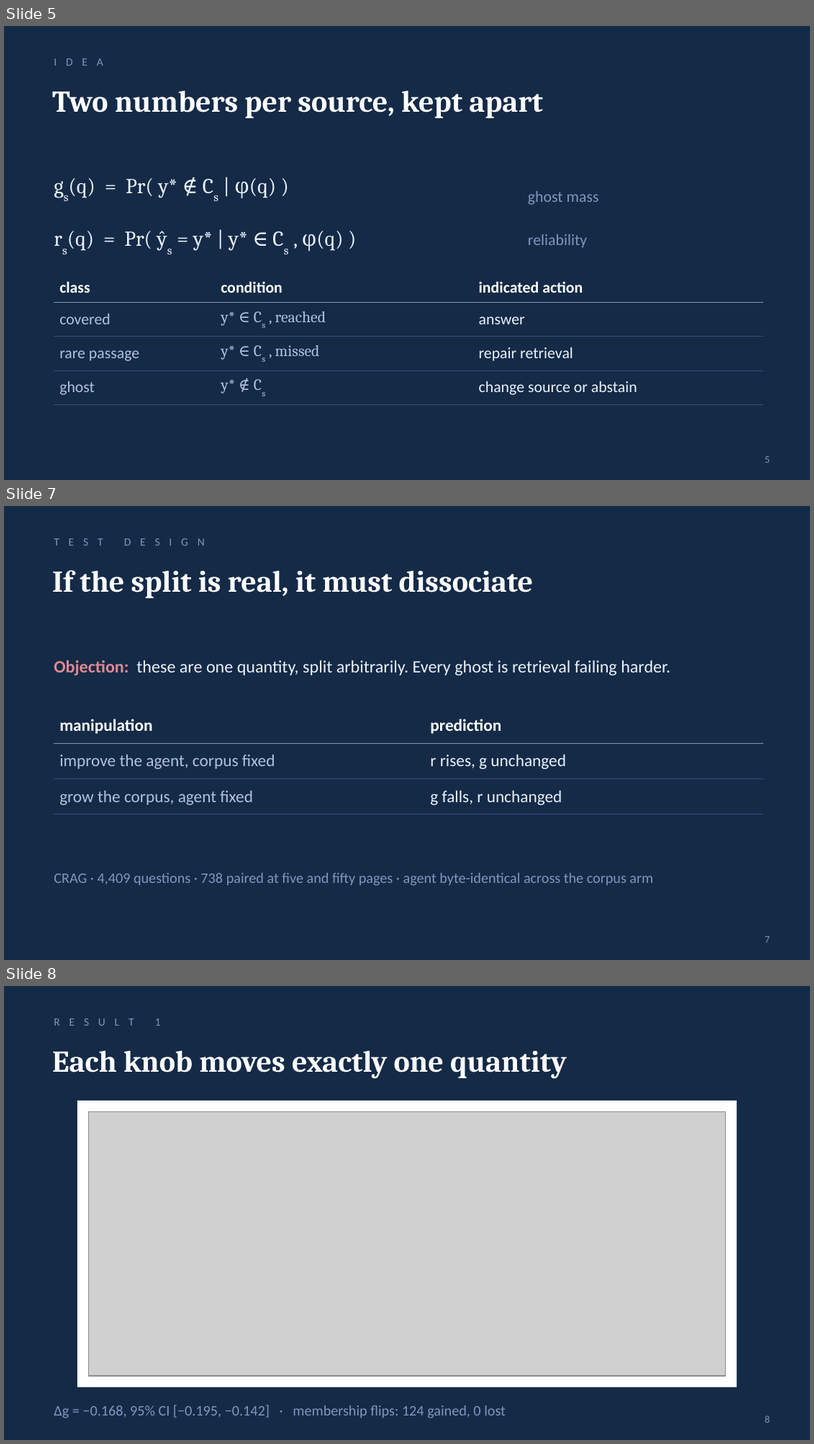
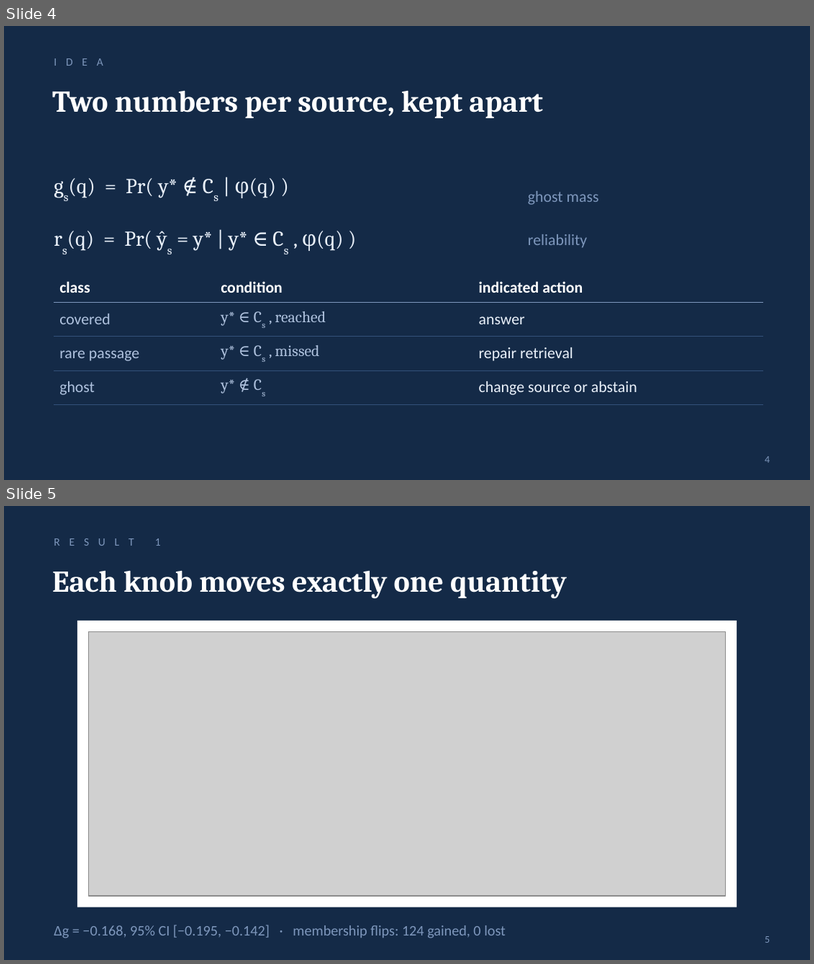
Before and after one commit to shecode-hue/knowing-where-not-to-look, a slide deck: presentation/knowing_where_not_to_look.pptx. Shown one above the other, each under a label of ours: slides 5, 7 and 8 before the commit, slides 4 and 5 after it; the slides between them are not shown. The pictures are 814x1444 and 814x964 pixels, drawn with LibreOffice and Linux fonts; fonts in the diff are those of the drawing; grey boxes stand for pictures. Boxes give left, top, right and bottom in pixels: in the first picture for what was removed or moved away, otherwise in the second. Text is boxed around its words. In the diff, an @@ line names an element or a change of style, - is before the commit and + after.

```diff
--- a/presentation/knowing_where_not_to_look.pptx
+++ b/presentation/knowing_where_not_to_look.pptx
@@ slide 7 removed at [4, 506, 810, 960], background #142A47 @@
@@ text removed at [54, 538, 205, 546] @@
-T E S T D E S I G N
@@ text removed at [52, 570, 534, 598] @@
-If the split is real, it must dissociate
@@ text removed at [54, 660, 671, 675] @@
-Objection: these are one quantity, split arbitrarily. Every ghost is retrieval failing harder.
@@ table removed at [54, 708, 764, 808], 3 rows, 2 columns @@
-manipulation | prediction
-improve the agent, corpus fixed | r rises, g unchanged
-grow the corpus, agent fixed | g falls, r unchanged
@@ text removed at [54, 872, 653, 885] @@
-CRAG · 4,409 questions · 738 paired at five and fifty pages · agent byte-identical across the corpus arm
@@ page number removed at [765, 936, 770, 942] @@
-7
@@ what was slide 5 is now slide 4 @@
@@ page number at [765, 456, 770, 462]: text changed @@
-5
+4
@@ what was slide 8 is now slide 5 @@
@@ page number at [765, 936, 770, 942]: text changed @@
-8
+5
```
Also in this commit, not shown: 2 slides changed, 2 other slides removed, 3 other files.
